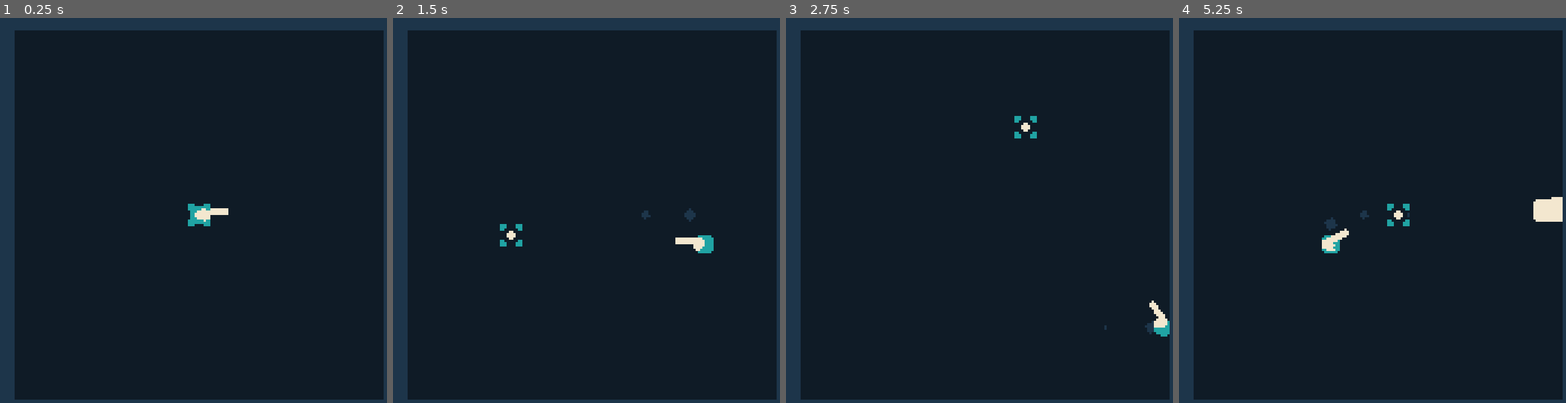
Above: before the commit, frames 1-4 (left to right).
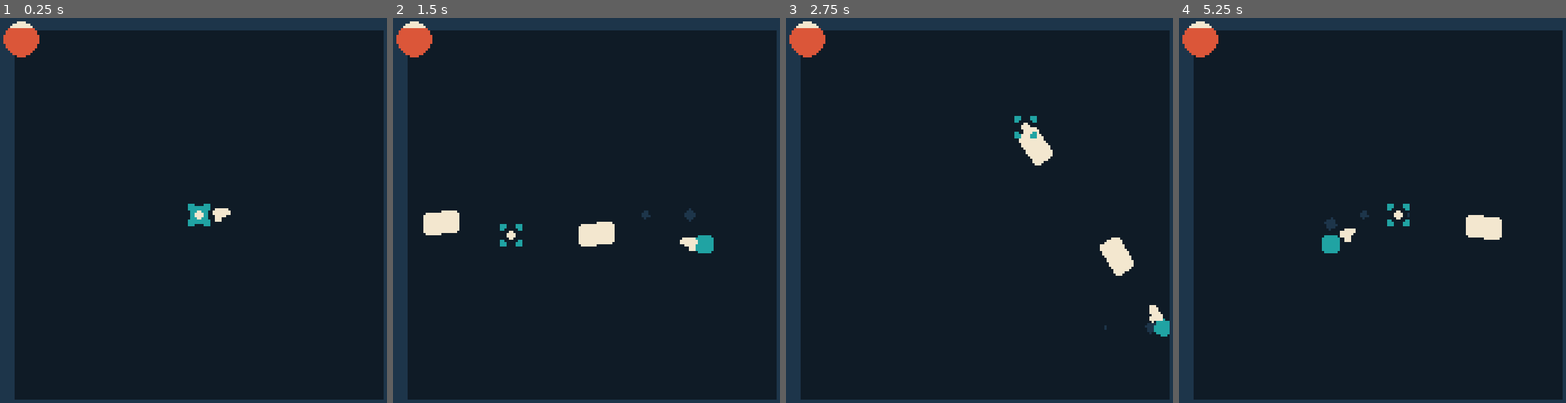
Above: after the commit, the same moments.

Repository: thcheetah777/Rogue
Game: Godot game, scene res://main.tscn
Same seed, same stepped clock (60 frames per second), same inputs: the game is played once before the commit and once after it.
Inputs (mouse positions are in pixels of both pictures, inside the frame that each line leads up to):
- Up to frame 1 (0.25 s): no input
- Up to frame 2 (1.5 s): tap Enter at 0.5 s; move the mouse to (679, 195) at 0.52 s; press the mouse at (679, 195) at 0.53 s; hold D (right) 0.53-1.28 s; move the mouse to (512, 233) at 1.27 s; release the mouse at (512, 233) at 1.28 s; hold S (down) from 1.28 s (still down); click (512, 233) at 1.35 s
- Up to frame 3 (2.75 s): move the mouse to (1025, 125) at 2.02 s; release S (down) at 2.03 s; press the mouse at (1025, 125) at 2.03 s; hold D (right) from 2.03 s (still down)
- Up to frame 4 (5.25 s): move the mouse to (1357, 295) at 2.77 s; release D (right) at 2.78 s; release the mouse at (1357, 295) at 2.78 s; hold W (up) 2.78-3.53 s; click (1357, 295) at 2.85 s; move the mouse to (1500, 275) at 3.52 s; press the mouse at (1500, 275) at 3.53 s; hold A (left) 3.53-5.03 s; move the mouse to (1256, 152) at 4.27 s; release the mouse at (1256, 152) at 4.28 s; click (1256, 152) at 4.35 s; move the mouse to (1399, 214) at 5.02 s; press the mouse at (1399, 214) at 5.03 s; hold S (down) from 5.03 s (still down)

The runs differ from the first frame. In frame 1, 0.8% of the frame differs, in the area x 0-60%, y 0-53%; in frame 2, 1.8%, in the area x 0-81%, y 0-61%; in frame 3, 1.8%; in frame 4, 1.8%.

Commit message:
💖 health thingie

Diff:
--- a/main.tscn
+++ b/main.tscn
@@ -1,9 +1,11 @@
-[gd_scene load_steps=5 format=3 uid="uid://b12ppqbxab0vk"]
+[gd_scene load_steps=7 format=3 uid="uid://b12ppqbxab0vk"]
 
 [ext_resource type="PackedScene" uid="uid://c2gng30xxg4gg" path="res://mouse.tscn" id="1_dv8dy"]
 [ext_resource type="PackedScene" uid="uid://cgiq1kt8weh2j" path="res://wall.tscn" id="1_wvsw4"]
 [ext_resource type="Script" path="res://world.gd" id="2_6thic"]
 [ext_resource type="PackedScene" uid="uid://da1qb210gjvdg" path="res://player.tscn" id="2_jwm52"]
+[ext_resource type="Texture2D" uid="uid://bosudewxid5es" path="res://assets/health-circle.png" id="2_rlo6o"]
+[ext_resource type="Texture2D" uid="uid://b6pp6pw8ubwcm" path="res://assets/health-circle-empty.png" id="2_x2ubq"]
 
 [node name="Main" type="Node"]
 
@@ -14,6 +16,16 @@
 offset_top = 85.0
 offset_right = 95.0
 offset_bottom = 95.0
+
+[node name="Health" type="TextureProgressBar" parent="Canvas"]
+offset_left = 3.0
+offset_top = 4.0
+offset_right = 19.0
+offset_bottom = 20.0
+value = 80.0
+fill_mode = 3
+texture_under = ExtResource("2_x2ubq")
+texture_progress = ExtResource("2_rlo6o")
 
 [node name="World" type="Node2D" parent="."]
 script = ExtResource("2_6thic")
--- a/player.tscn
+++ b/player.tscn
@@ -2,7 +2,7 @@
 
 [ext_resource type="Script" path="res://player.gd" id="1_eie53"]
 [ext_resource type="Texture2D" uid="uid://dqm4a8xw7pfdl" path="res://assets/player.png" id="1_ikshr"]
-[ext_resource type="Resource" uid="uid://cmktjxl5qsg3n" path="res://guns/shotgun.tres" id="2_o5opt"]
+[ext_resource type="Resource" uid="uid://cuyy16wsyf323" path="res://guns/pistol.tres" id="2_b0qxh"]
 [ext_resource type="Texture2D" uid="uid://c52q1lgaojkl2" path="res://assets/pistol.png" id="4_0vkrl"]
 
 [sub_resource type="RectangleShape2D" id="RectangleShape2D_80320"]
@@ -13,7 +13,7 @@
 collision_mask = 7
 motion_mode = 1
 script = ExtResource("1_eie53")
-gun = ExtResource("2_o5opt")
+gun = ExtResource("2_b0qxh")
 
 [node name="Sprite" type="Sprite2D" parent="."]
 texture = ExtResource("1_ikshr")
Binary file added: assets/exclamation.png
Not shown, added: assets/exclamation.png.import
Binary file added: assets/health-circle-empty.png
Not shown, added: assets/health-circle-empty.png.import
Binary file added: assets/health-circle.png
Not shown, added: assets/health-circle.png.import
